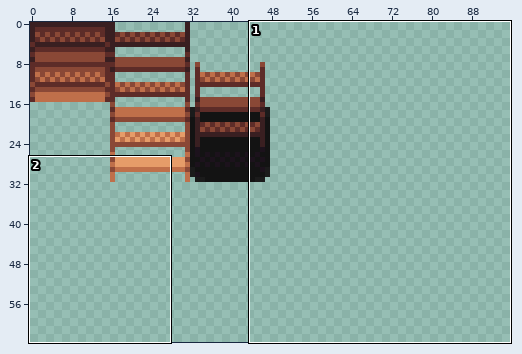
Two versions of one pixel-art file, aseprite/household_objects.aseprite. Above: a wide view before the commit, with the close-up outlined.
Close-up. As it was:
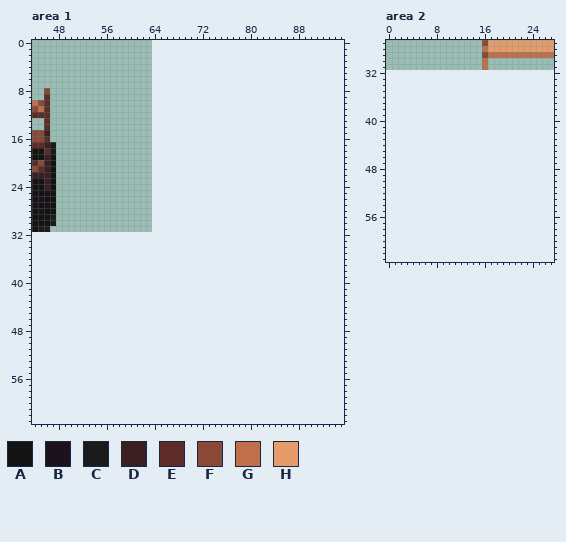
64x32 pixels, 1 frame. Shown: area 1: x 44..95, y 0..63; area 2: x 0..27, y 27..63. The old version is drawn lined up with the new one, on the new canvas.
Palette (. is transparent): A #131313  B #1c121c  C #1b1b1b  D #391f21  E #5d2c28  F #8a4836  G #bf6f4a  H #e69c69
Pixels before, area 1 (only the part around the change), first column x 44:
 0 ....................................................
 1 ....................................................
 2 ....................................................
 3 ....................................................
 4 ....................................................
 5 ....................................................
 6 ....................................................
 7 ....................................................
 8 ..F.................................................
 9 ..E.................................................
10 GFE.................................................
11 FGE.................................................
12 EEE.................................................
13 ..E.................................................
14 ..E.................................................
15 FFD.................................................
16 FFE.................................................
17 EEDC................................................
18 AAEC................................................
19 AADA................................................
20 EFDA................................................
21 FEDA................................................
22 DDDA................................................
23 AADA................................................
24 AADA................................................
25 AABA................................................
26 ABAA................................................
27 BABA................................................
28 ABAA................................................
29 AABC................................................
30 AAAC................................................
31 ACC.................................................
32 ....................................................
33 ....................................................
34 ....................................................
35 ....................................................
36 ....................................................
37 ....................................................
38 ....................................................
39 ....................................................
40 ....................................................
41 ....................................................
42 ....................................................
43 ....................................................
44 ....................................................
45 ....................................................
46 ....................................................
47 ....................................................
48 ....................................................
49 ....................................................
50 ....................................................
51 ....................................................
52 ....................................................
53 ....................................................
54 ....................................................
55 ....................................................
56 ....................................................
57 ....................................................
58 ....................................................
59 ....................................................
60 ....................................................
61 ....................................................
62 ....................................................
63 ....................................................
Pixels before, area 2, first column x 16:
27 FHHHHHHHHHHH
28 GHHHHHHHHHHH
29 FGGGGGGGGGGG
30 G...........
31 G...........
After:
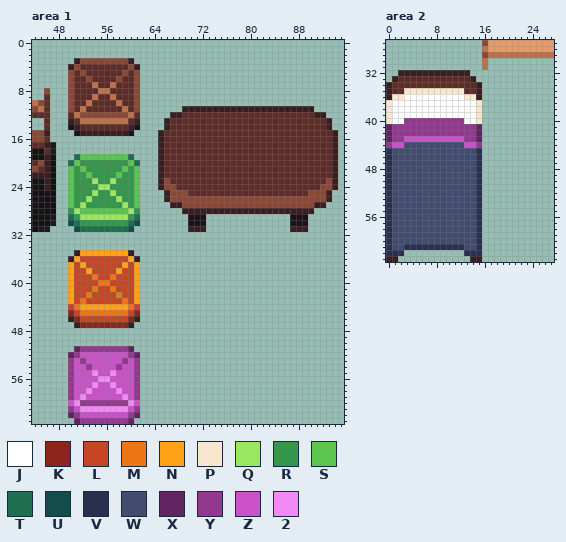
Colours new in this view: J #ffffff  K #8e251d  L #c64524  M #ed7614  N #ffa214  P #f9e6cf  Q #99e65f  R #33984b  S #5ac54f  T #1e6f50  U #134c4c  V #2a2f4e  W #424c6e  X #622461  Y #93388f  Z #ca52c9  2 #f389f5
Changes in this commit:
canvas 64x32 -> 96x64
Area 1:
y 3: x 51..60 .......... -> DFFFFFFFFD
y 4: x 50..61 ............ -> DFEEEEEEEEFD
y 5: x 50..61 ............ -> FEFEEEEEEFEF
y 6: x 50..61 ............ -> FEEFEEEEFEEF
y 7: x 50..61 ............ -> FEEEGEEGEEEF
y 8: x 50..61 ............ -> FEEEEGGEEEEF
y 9: x 50..61 ............ -> FEEEGEEGEEEF
y 10: x 50..61 ............ -> FEEGEEEEGEEF
y 11: x 50..61 ............ -> FEGEEEEEEGEF; x 69..90 ...................... -> DDDDDDDDDDDDDDDDDDDDDD
y 12: x 50..61 ............ -> EGFFFFFFFFGE; x 67..92 .......................... -> DDEEEEEEEEEEEEEEEEEEEEEEDD
y 13: x 50..61 ............ -> DEGGGGGGGGED; x 66..93 ............................ -> DEEEEEEEEEEEEEEEEEEEEEEEEEED
y 14: x 50..61 ............ -> BDEEEEEEEEDB; x 66..93 ............................ -> DEEEEEEEEEEEEEEEEEEEEEEEEEED
y 15: x 51..60 .......... -> BDDDDDDDDB; x 65..94 .............................. -> DEEEEEEEEEEEEEEEEEEEEEEEEEEEED
y 16..18: x 65..94 .............................. -> DEEEEEEEEEEEEEEEEEEEEEEEEEEEED
y 19: x 51..60 .......... -> TSSSSSSSST; x 65..94 .............................. -> DEEEEEEEEEEEEEEEEEEEEEEEEEEEED
y 20: x 50..61 ............ -> TSRRRRRRRRST; x 65..94 .............................. -> DEEEEEEEEEEEEEEEEEEEEEEEEEEEED
y 21: x 50..61 ............ -> SRSRRRRRRSRS; x 65..94 .............................. -> DEEEEEEEEEEEEEEEEEEEEEEEEEEEED
y 22: x 50..61 ............ -> SRRSRRRRSRRS; x 65..94 .............................. -> DEEEEEEEEEEEEEEEEEEEEEEEEEEEED
y 23: x 50..61 ............ -> SRRRQRRQRRRS; x 65..94 .............................. -> DFEEEEEEEEEEEEEEEEEEEEEEEEEEFD
y 24: x 50..61 ............ -> SRRRRQQRRRRS; x 65..94 .............................. -> DFFEEEEEEEEEEEEEEEEEEEEEEEEFFD
y 25: x 50..61 ............ -> SRRRQRRQRRRS; x 66..93 ............................ -> DFFFEEEEEEEEEEEEEEEEEEEEFFFD
y 26: x 50..61 ............ -> SRRQRRRRQRRS; x 66..93 ............................ -> DFFFFFFFFFFFFFFFFFFFFFFFFFFD
y 27: x 50..61 ............ -> SRQRRRRRRQRS; x 67..92 .......................... -> DDFFFFFFFFFFFFFFFFFFFFFFDD
y 28: x 50..61 ............ -> RQSSSSSSSSQR; x 69..90 ...................... -> DDDDDDDDDDDDDDDDDDDDDD
y 29: x 50..61 ............ -> TRQQQQQQQQRT; x 70..72 ... -> BBB; x 87..89 ... -> BBB
y 30: x 50..61 ............ -> UTRRRRRRRRTU; x 70..72 ... -> BBB; x 87..89 ... -> BBB
y 31: x 51..60 .......... -> UTTTTTTTTU; x 70..72 ... -> DDD; x 87..89 ... -> DDD
y 35: x 51..60 .......... -> DNNNNNNNND
y 36: x 50..61 ............ -> DNLLLLLLLLND
y 37: x 50..61 ............ -> NLNLLLLLLNLN
y 38: x 50..61 ............ -> NLLNLLLLNLLN
y 39: x 50..61 ............ -> NLLLMLLMLLLN
y 40: x 50..61 ............ -> NLLLLMMLLLLN
y 41: x 50..61 ............ -> NLLLMLLMLLLN
y 42: x 50..61 ............ -> NLLMLLLLMLLN
y 43: x 50..61 ............ -> NLMLLLLLLMLN
y 44: x 50..61 ............ -> LMNNNNNNNNML
y 45: x 50..61 ............ -> KLMMMMMMMMLK
y 46: x 50..61 ............ -> DKLLLLLLLLKD
y 47: x 51..60 .......... -> DKKKKKKKKD
y 51: x 51..60 .......... -> XYYYYYYYYX
y 52: x 50..61 ............ -> XYZZZZZZZZYX
y 53: x 50..61 ............ -> YZYZZZZZZYZY
y 54: x 50..61 ............ -> YZZYZZZZYZZY
y 55: x 50..61 ............ -> YZZZ2ZZ2ZZZY
y 56: x 50..61 ............ -> YZZZZ22ZZZZY
y 57: x 50..61 ............ -> YZZZ2ZZ2ZZZY
y 58: x 50..61 ............ -> YZZ2ZZZZ2ZZY
y 59: x 50..61 ............ -> YZ2ZZZZZZ2ZY
y 60: x 50..61 ............ -> Z2YYYYYYYY2Z
y 61: x 50..61 ............ -> YZ22222222ZY
y 62: x 50..61 ............ -> XYZZZZZZZZYX
y 63: x 51..60 .......... -> XYYYYYYYYX
Area 2:
y 32: x 2..13 ............ -> DDDDDDDDDDDD
y 33: x 1..14 .............. -> DEEEEEEEEEEEED
y 34: x 0..15 ................ -> DEEEEEEEEEEEEEED
y 35: x 0..15 ................ -> DEEPPPPPPPPPPEED
y 36: x 0..15 ................ -> DPPJJJJJJJJJJPPD
y 37..39: x 0..15 ................ -> PJJJJJJJJJJJJJJP
y 40: x 0..15 ................ -> PJJYYYYYYYYYYJJP
y 41..42: x 0..15 ................ -> XYYYYYYYYYYYYYYX
y 43: x 0..15 ................ -> XYYZZZZZZZZZZYYX
y 44: x 0..15 ................ -> YZZWWWWWWWWWWZZY
y 45..60: x 0..15 ................ -> VWWWWWWWWWWWWWWV
y 61: x 0..15 ................ -> VWWVVVVVVVVVVWWV
y 62: x 0..2 ... -> VVV; x 13..15 ... -> VVV
y 63: x 0..1 .. -> DD; x 14..15 .. -> DD
Pixel boxes of the changes (left, top, right, bottom) in both close-ups:
added: (68, 58, 140, 328)
added: (158, 106, 338, 232)
added: (68, 346, 140, 424)
added: (386, 70, 482, 262)
